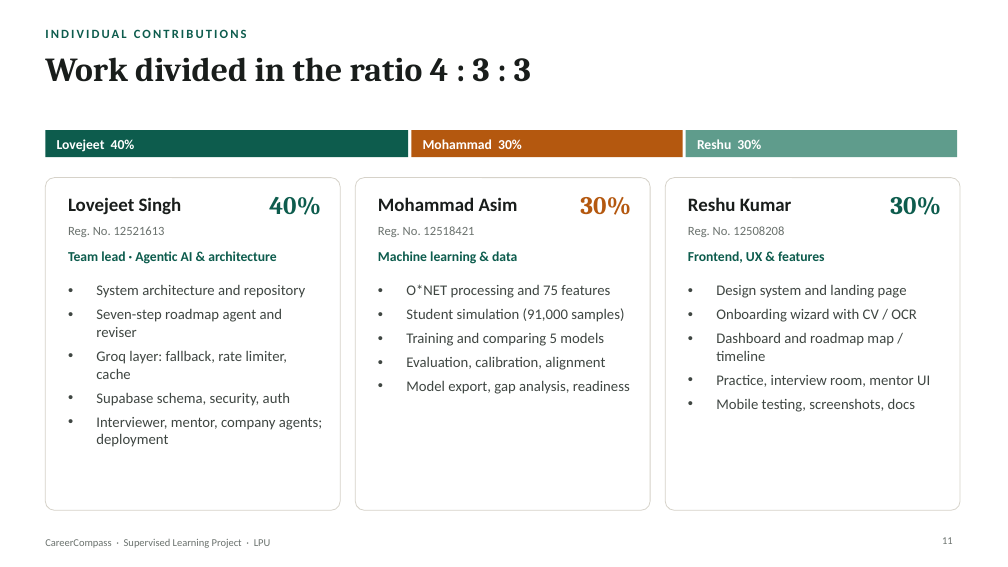
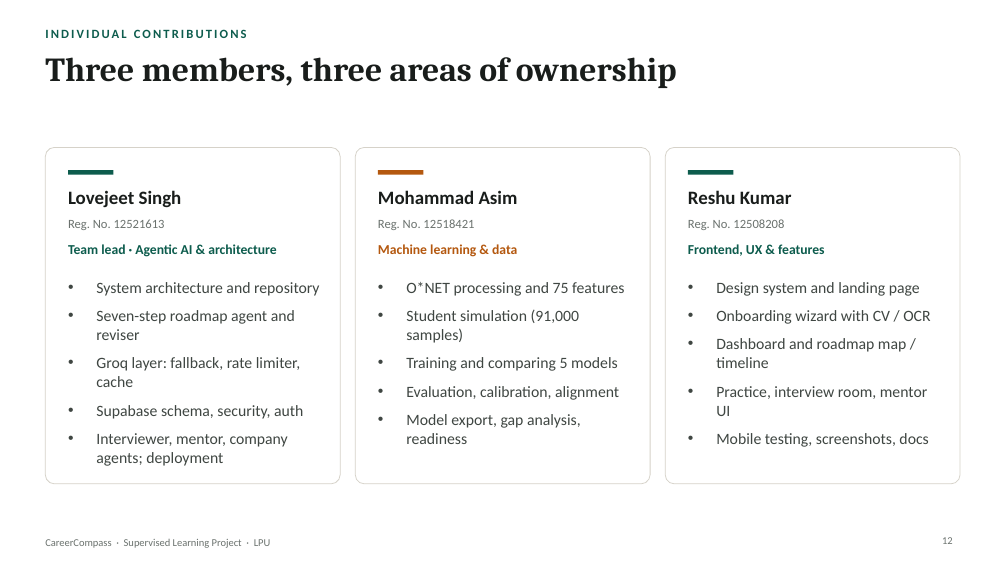
Before and after one commit to z-lovejeet/career-coach, a slide deck: slide 12 of docs/deliverables/CareerCompass-Presentation.pptx (slide 11 before the commit). Drawn at 1008x567 pixels with LibreOffice and Linux fonts; fonts in the diff are those of the drawing. Boxes give left, top, right and bottom in pixels: in the first picture for what was removed or moved away, otherwise in the second. Text is boxed around its words. In the diff, an @@ line names an element or a change of style, - is before the commit and + after.

```diff
--- a/docs/deliverables/CareerCompass-Presentation.pptx
+++ b/docs/deliverables/CareerCompass-Presentation.pptx
@@ title at [45, 57, 677, 88]: text changed @@
-Work divided in the ratio 4 : 3 : 3
+Three members, three areas of ownership
@@ rounded rectangle: place and size @@
-rounded rectangle at [665, 178, 960, 510]
+rounded rectangle at [45, 147, 340, 484]
@@ rectangle removed at [45, 130, 408, 157] @@
@@ text removed at [57, 139, 135, 152] @@
-Lovejeet 40%
@@ rounded rectangle: place and size @@
-rounded rectangle at [45, 178, 340, 510]
+rounded rectangle at [355, 147, 650, 484]
@@ rectangle removed at [411, 130, 683, 157] @@
@@ text removed at [423, 139, 522, 149] @@
-Mohammad 30%
@@ rounded rectangle: place and size @@
-rounded rectangle at [355, 178, 650, 510]
+rounded rectangle at [665, 147, 960, 484]
@@ rectangle removed at [686, 130, 957, 157] @@
@@ text removed at [697, 139, 761, 149] @@
-Reshu 30%
@@ rectangle added at [68, 170, 113, 175], fill #0D5C4D @@
@@ rectangle added at [378, 170, 423, 175], fill #B4580F @@
@@ rectangle added at [688, 170, 734, 175], fill #0D5C4D @@
@@ text "Lovejeet Singh": place and size @@
-text "Lovejeet Singh" at [68, 197, 182, 215]
+text "Lovejeet Singh" at [68, 190, 182, 208]
@@ text removed at [269, 197, 321, 215] @@
-40%
@@ text "Mohammad Asim": place and size @@
-text "Mohammad Asim" at [378, 197, 518, 211]
+text "Mohammad Asim" at [378, 190, 518, 204]
@@ text removed at [580, 197, 631, 215] @@
-30%
@@ text "Reshu Kumar": place and size @@
-text "Reshu Kumar" at [688, 197, 792, 211]
+text "Reshu Kumar" at [688, 190, 792, 204]
@@ text removed at [890, 197, 941, 215] @@
-30%
@@ 3 texts: place and size @@
-3 texts at [68, 226, 784, 237]
+3 texts at [68, 219, 784, 230]
@@ text "Machine learning & data" at [378, 244, 517, 257]: text colour #0D5C4D to #B4580F @@
@@ 3 texts: place and size @@
-3 texts at [68, 251, 825, 264]
+3 texts at [68, 244, 825, 257]
@@ size 14 to 15 pt; more space between paragraphs in 3 elements at [96, 282, 319, 466], [406, 282, 624, 444], [716, 282, 930, 447] @@
```
Also in this commit, not shown: 1 slide added.
